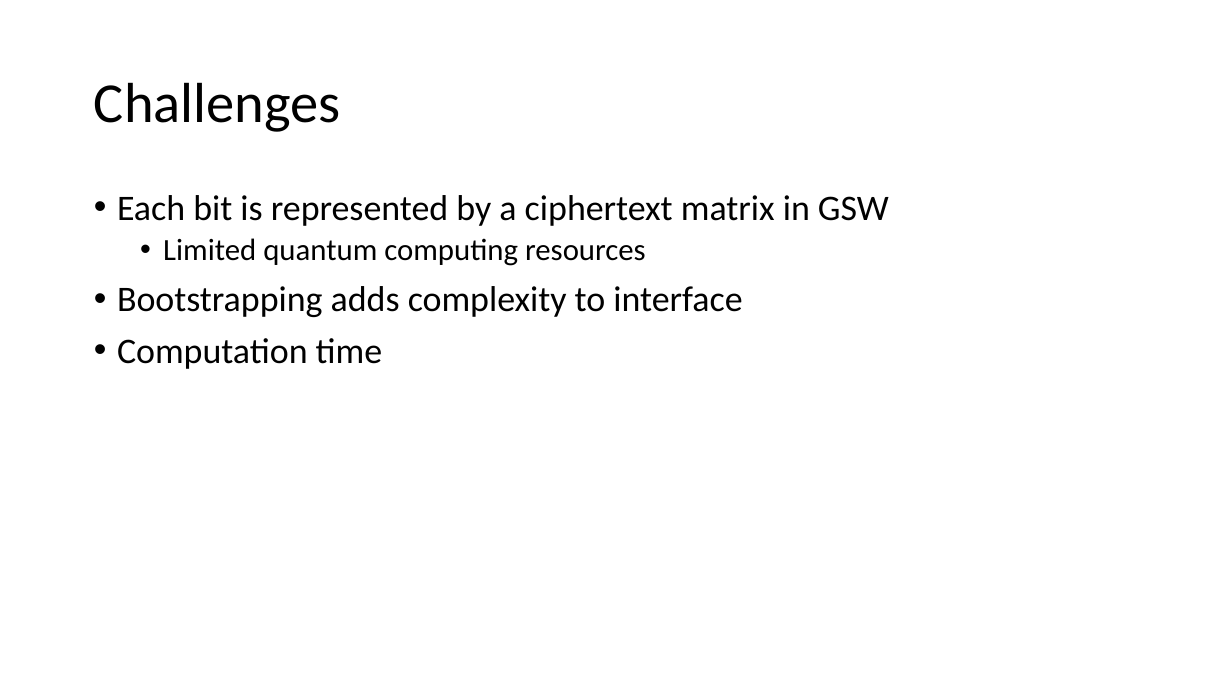
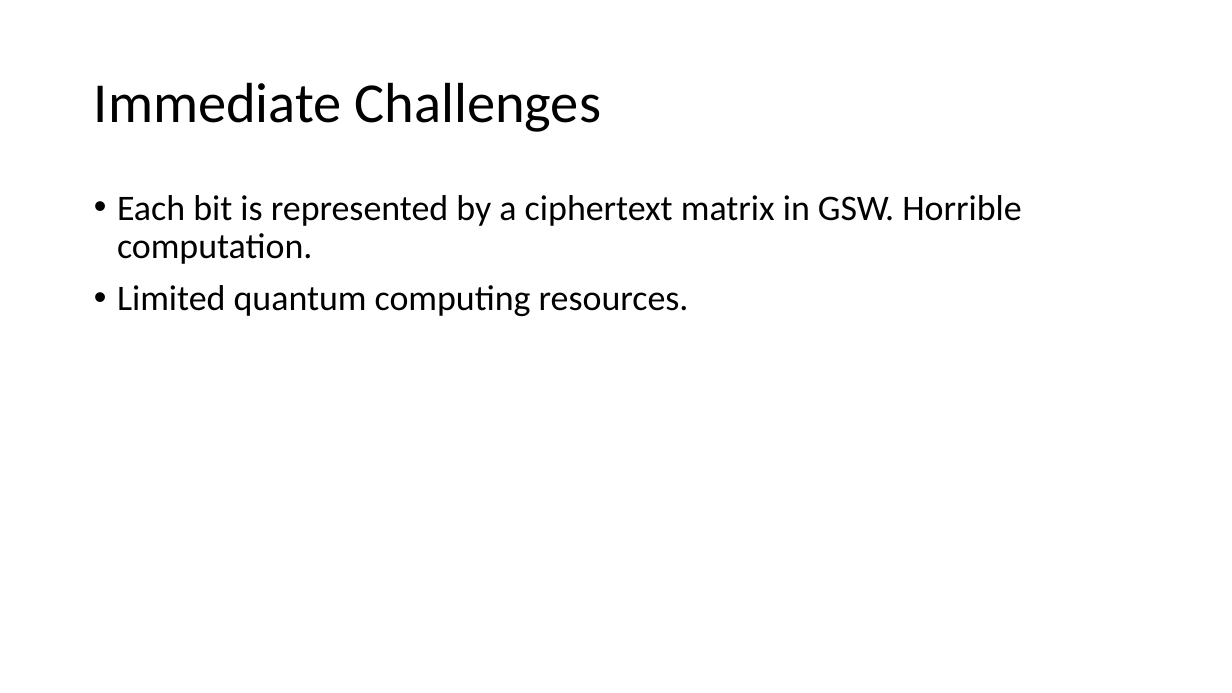
Before and after one commit to hedglinnolan/GSW-Homomorphic-Encryption-Python, a slide deck: slide 4 of GSW Homomorphic Encryption for Distributed Quantum Computing.pptx (slide 8 before the commit). Drawn at 1232x693 pixels with LibreOffice and Linux fonts; fonts in the diff are those of the drawing. Boxes give left, top, right and bottom in pixels: in the first picture for what was removed or moved away, otherwise in the second. Text is boxed around its words. In the diff, an @@ line names an element or a change of style, - is before the commit and + after.

```diff
--- a/GSW Homomorphic Encryption for Distributed Quantum Computing.pptx
+++ b/GSW Homomorphic Encryption for Distributed Quantum Computing.pptx
@@ title at (x1=94, y1=82, x2=601, y2=132): text changed @@
-Challenges
+Immediate Challenges
@@ text at (x1=117, y1=195, x2=1021, y2=316): text changed @@
-• Each bit is represented by a ciphertext matrix in GSW
-  • Limited quantum computing resources
-• Bootstrapping adds complexity to interface
-• Computation time
+• Each bit is represented by a ciphertext matrix in GSW. Horrible computation.
+• Limited quantum computing resources.
```
Also in this commit, not shown: 1 other slide changed.
